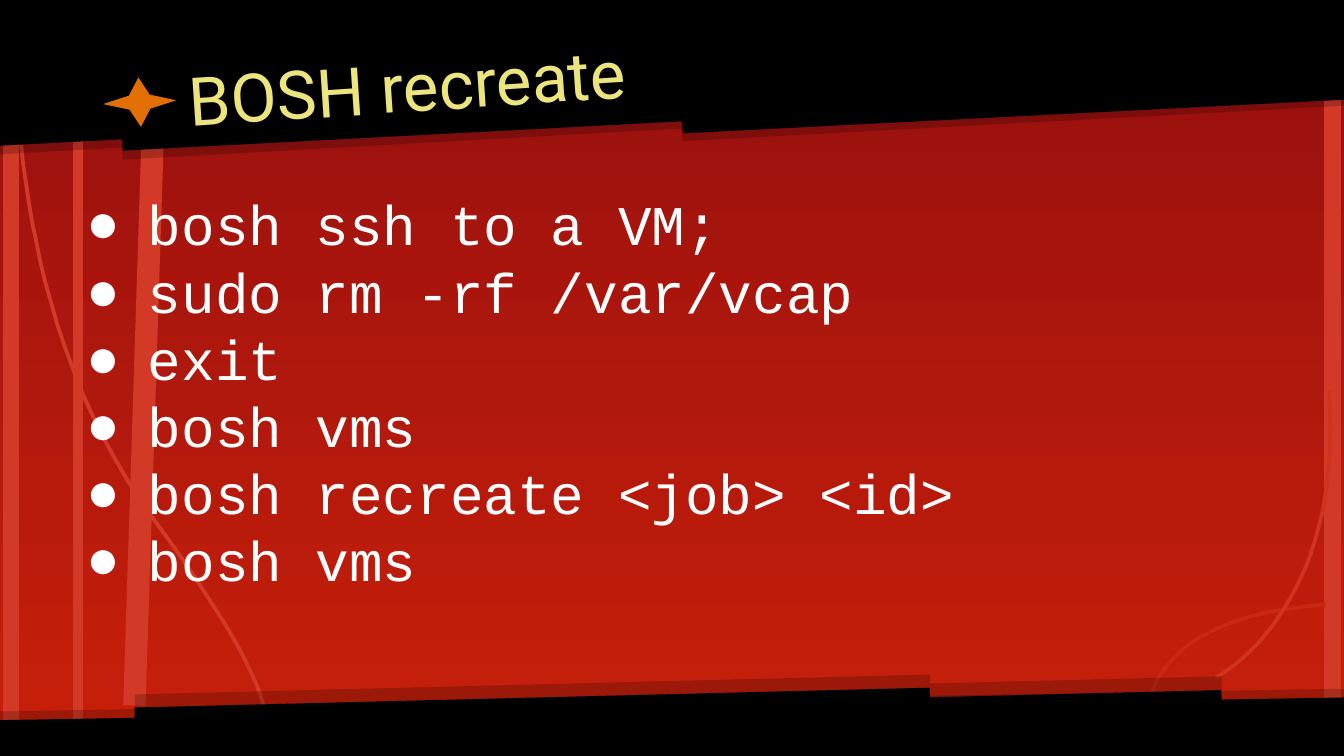
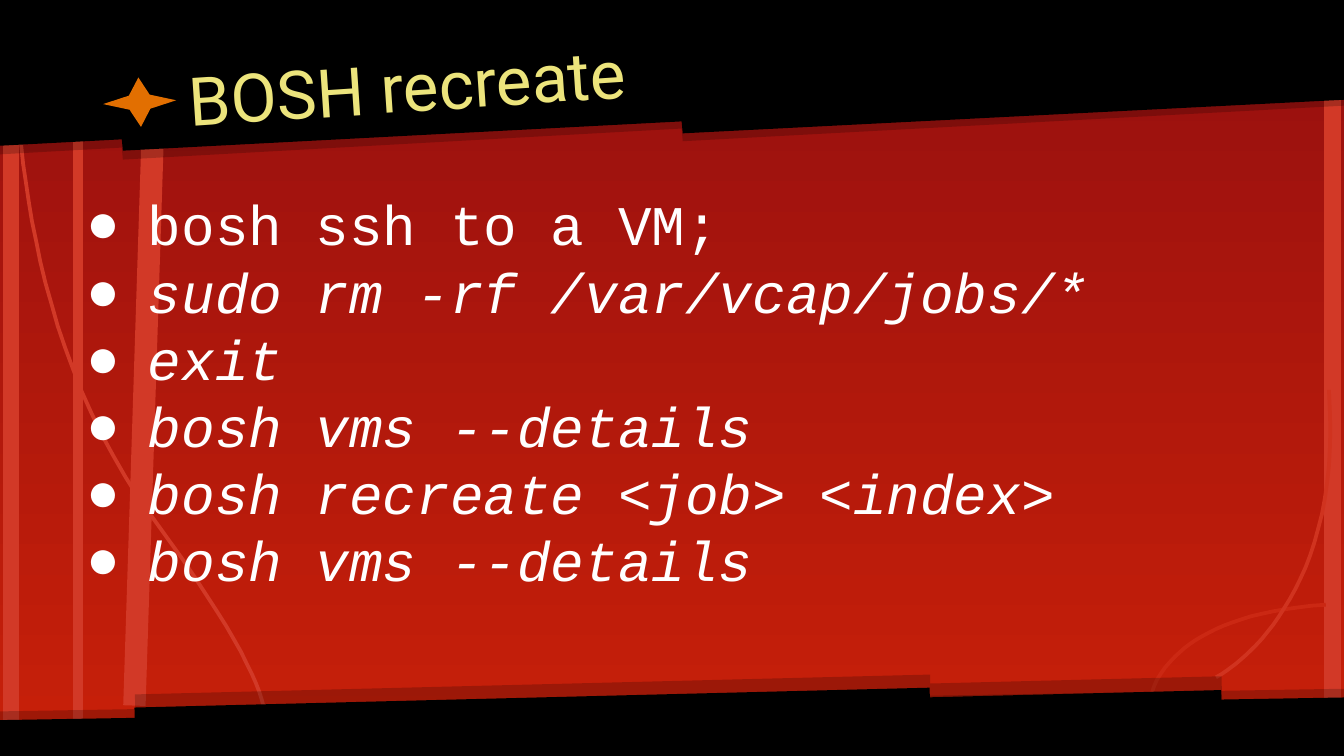
Before and after one commit to vmware-archive/bosh-classroom, a slide deck: slide 15 of slides/BOSH Hands-on Training.pptx. Drawn at 1344x756 pixels with LibreOffice and Linux fonts; fonts in the diff are those of the drawing. Boxes give left, top, right and bottom in pixels: in the first picture for what was removed or moved away, otherwise in the second. Text is boxed around its words. In the diff, an @@ line names an element or a change of style, - is before the commit and + after.

```diff
--- a/slides/BOSH Hands-on Training.pptx
+++ b/slides/BOSH Hands-on Training.pptx
@@ text at (x1=148, y1=272, x2=1088, y2=325): text changed; italic on @@
-● sudo rm -rf /var/vcap
+● sudo rm -rf /var/vcap/jobs/*
@@ text at (x1=148, y1=340, x2=282, y2=381): italic on in "exit" @@
@@ text at (x1=148, y1=407, x2=1055, y2=582): text changed; italic on @@
-● bosh vms
-● bosh recreate <job> <id>
-● bosh vms
+● bosh vms --details
+● bosh recreate <job> <index>
+● bosh vms --details
```
Also in this commit, not shown: 8 other slides changed, 3 slides removed, 4 other files.
